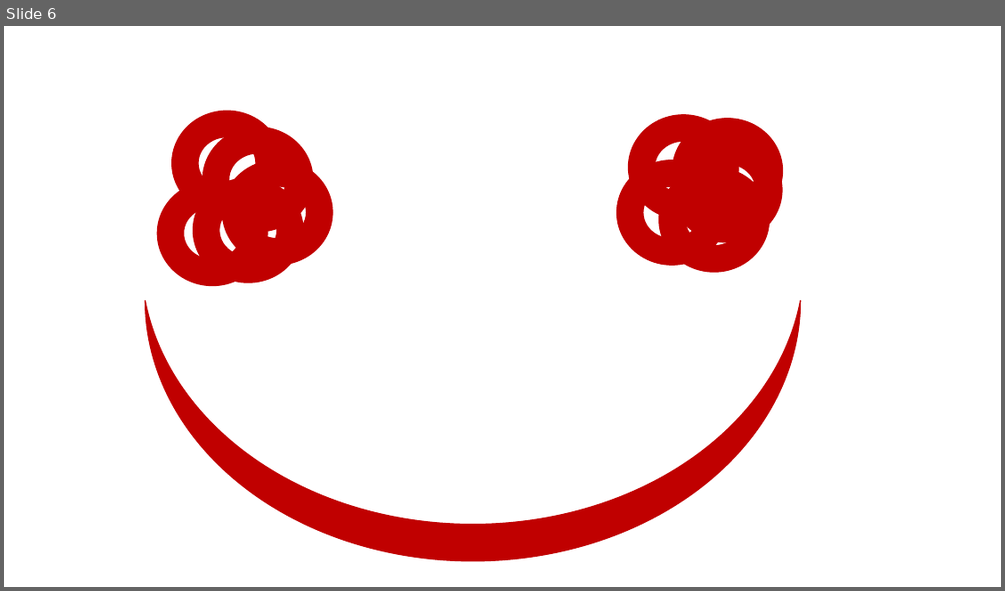
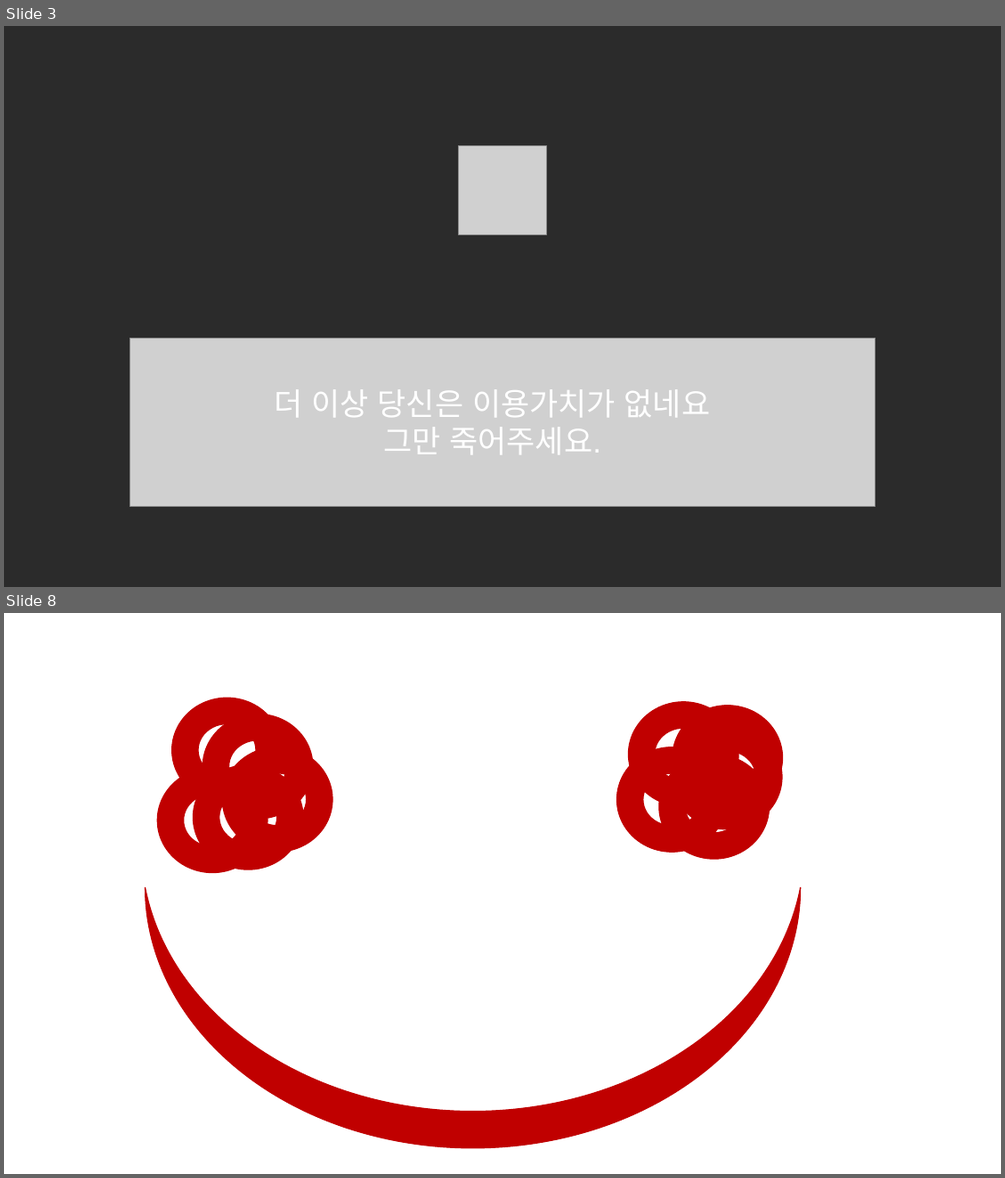
Before and after one commit to Dev-YoonLim/2DGP_YJW, a slide deck: Game_Project/ch1/작업용 PPT3.pptx. Shown one above the other, each under a label of ours: slide 6 before the commit, slides 3 and 8 after it; the slides between them are not shown. The pictures are 1005x591 and 1005x1178 pixels, drawn with LibreOffice and Linux fonts; fonts in the diff are those of the drawing; grey boxes stand for pictures; background and template pictures are left out; a plain dark background stands for a picture behind light text. Boxes give left, top, right and bottom in pixels: in the first picture for what was removed or moved away, otherwise in the second. Text is boxed around its words. In the diff, an @@ line names an element or a change of style, - is before the commit and + after.

```diff
--- a/Game_Project/ch1/작업용 PPT3.pptx
+++ b/Game_Project/ch1/작업용 PPT3.pptx
@@ slide 3 added at (4, 26, 1001, 587), background picture (left out) @@
@@ picture added at (459, 145, 547, 234) @@
@@ picture added at (129, 338, 875, 506) @@
@@ text added at (275, 389, 711, 454), 30 pt, text #FFFFFF @@
+더 이상 당신은 이용가치가 없네요
+그만 죽어주세요.
@@ what was slide 6 is now slide 8 @@
```
Also in this commit, not shown: 2 slides changed, 4 other slides added, 3 slides removed, 10 other files.
